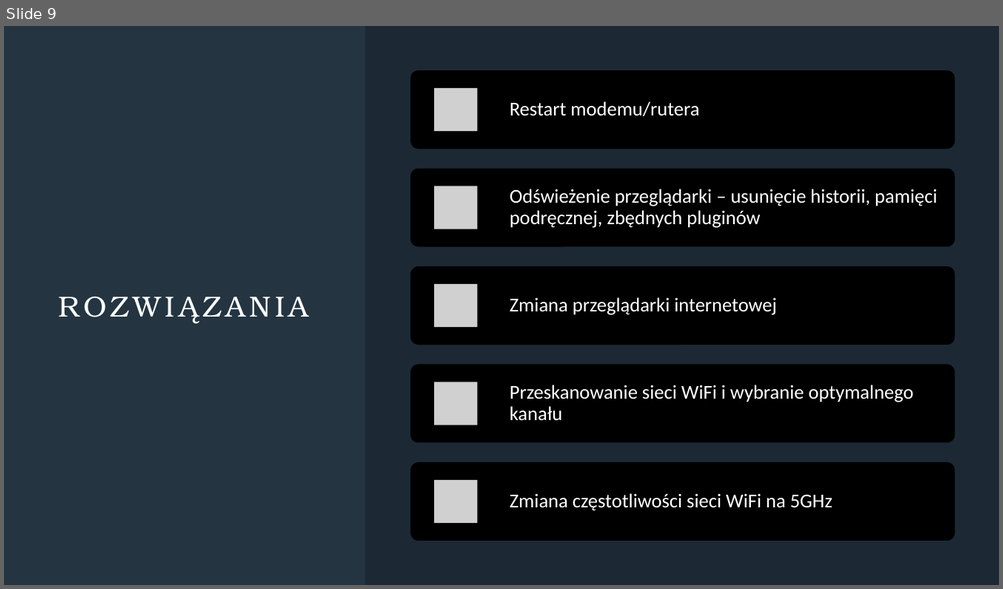
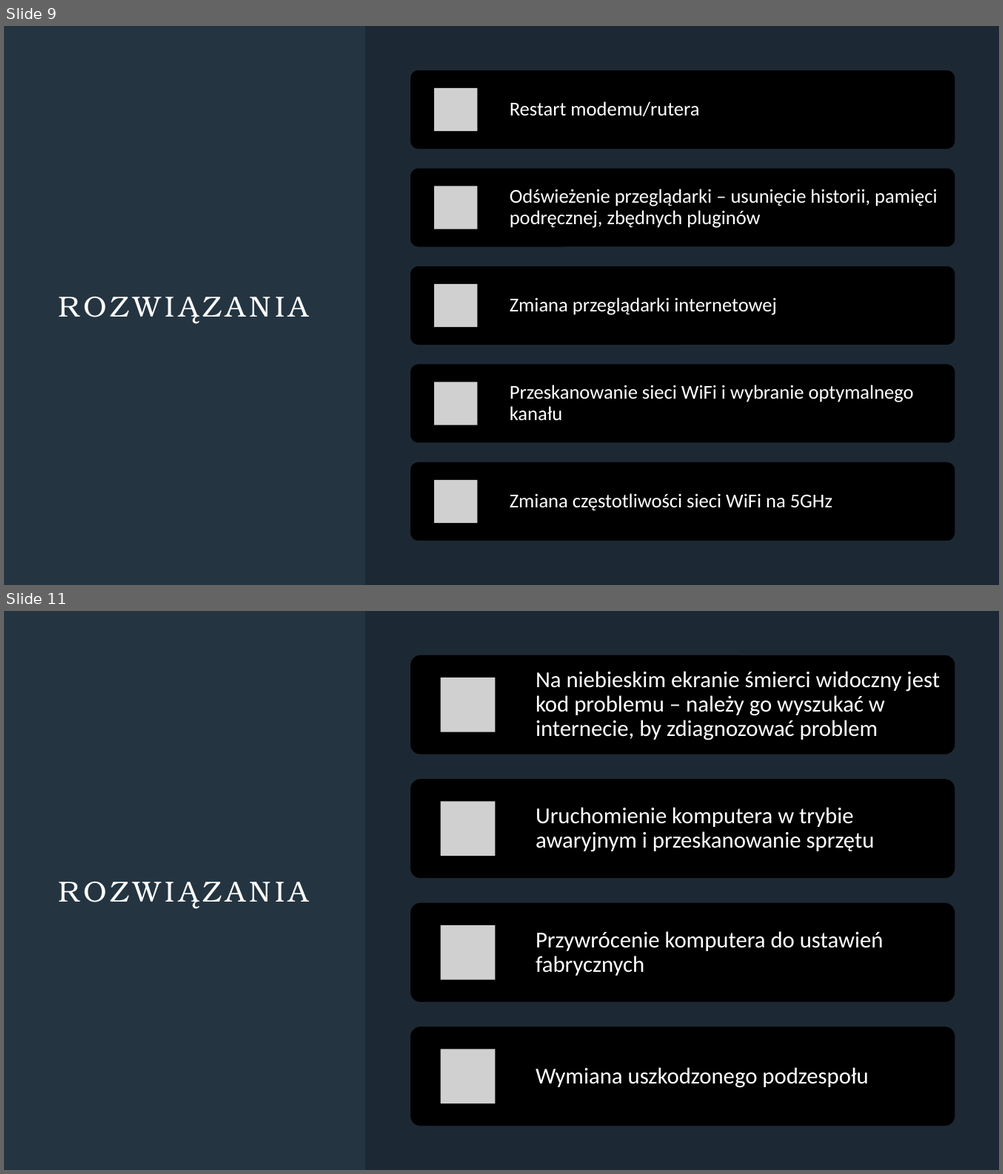
Before and after one commit to blackbat13/cs-lut, a slide deck: Typowe problemy z komputerem.pptx. Shown one above the other, each under a label of ours: slide 9 before the commit, slides 9 and 11 after it; the slides between them are not shown. The pictures are 1003x589 and 1003x1174 pixels, drawn with LibreOffice and Linux fonts; fonts in the diff are those of the drawing; grey boxes stand for pictures. Boxes give left, top, right and bottom in pixels: in the first picture for what was removed or moved away, otherwise in the second. Text is boxed around its words. In the diff, an @@ line names an element or a change of style, - is before the commit and + after.

```diff
--- a/Typowe problemy z komputerem.pptx
+++ b/Typowe problemy z komputerem.pptx
@@ slide 11 added at bbox=[4, 611, 999, 1170], background #243441 @@
@@ rectangle added at bbox=[365, 611, 999, 1170], fill #000000 at 20% opacity @@
@@ title added at bbox=[59, 882, 309, 908], 28 pt, text #FFFFFF @@
+ROZWIĄZANIA
@@ group added at bbox=[410, 655, 955, 1127]: 4 rounded rectangles, 4 pictures, 4 texts @@
+Na niebieskim ekranie śmierci widoczny jest kod problemu – należy go wyszukać w internecie, by zdiagnozować problem
+Uruchomienie komputera w trybie awaryjnym i przeskanowanie sprzętu
+Przywrócenie komputera do ustawień fabrycznych
+Wymiana uszkodzonego podzespołu
```
Also in this commit, not shown: 1 slide changed, 2 other slides added, 1 slide removed.
